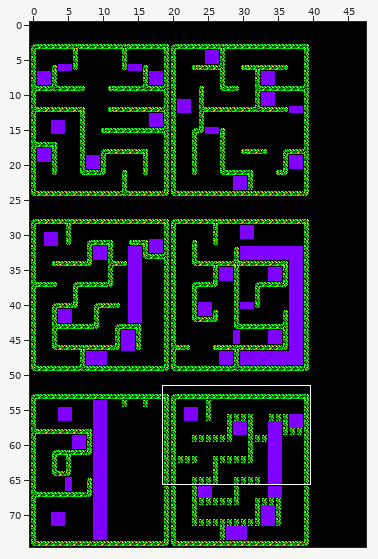
Two versions of a level (Tiled map, game/assets/mapa.tmx). The first picture is a wide view before the edit; the outline marks the close-up.
Close-up. First the earlier version:
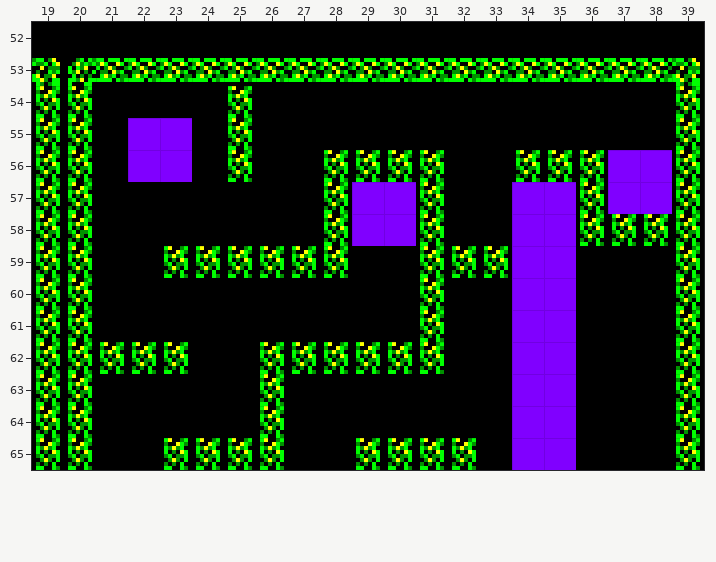
Cells are 8x8 px. Shown: x 19..39, y 52..65. The commit also changed other parts of the map, which this record leaves out.
The result:
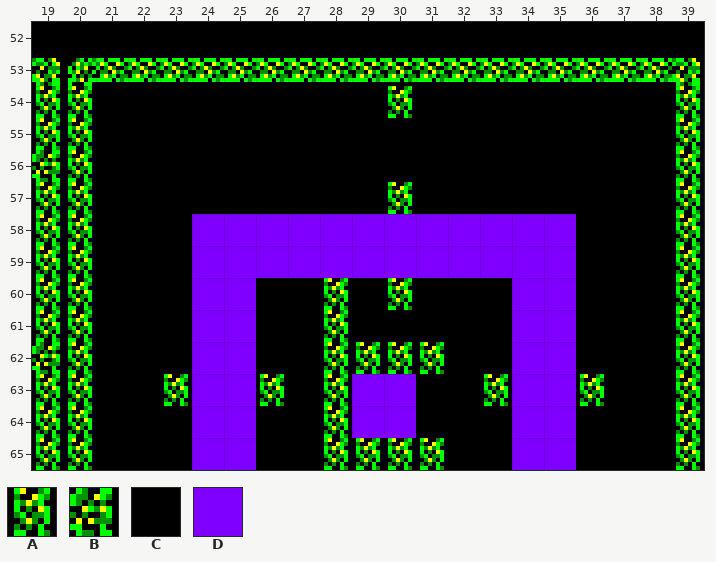
Key: from "tiles": A 4, B 7, C 15, D 37.
_ is an empty cell.
Change:
{"where": "layer \"Capa de patrones 1\""}
{"y":54,"x":25,"old":"A","new":"C"}
{"y":54,"x":30,"old":"C","new":"A"}
{"y":55,"x":22,"old":"DD","new":"CC"}
{"y":55,"x":25,"old":"A","new":"C"}
{"y":56,"x":19,"old":"A","new":"B"}
{"y":56,"x":22,"old":"DD","new":"CC"}
{"y":56,"x":25,"old":"A","new":"C"}
{"y":56,"x":28,"old":"AAAA","new":"CCCC"}
{"y":56,"x":34,"old":"AAADD","new":"CCCCC"}
{"y":57,"x":28,"old":"ADDA","new":"CCAC"}
{"y":57,"x":34,"old":"DDADD","new":"CCCCC"}
{"y":58,"x":24,"old":"CCCCA","new":"DDDDD"}
{"y":58,"x":31,"old":"ACC","new":"DDD"}
{"y":58,"x":36,"old":"AAA","new":"CCC"}
{"y":59,"x":23,"old":"AAAAAACCAAA","new":"CDDDDDDDDDD"}
{"y":60,"x":24,"old":"CC","new":"DD"}
{"y":60,"x":28,"old":"C","new":"A"}
{"y":60,"x":30,"old":"CA","new":"AC"}
{"y":61,"x":24,"old":"CC","new":"DD"}
{"y":61,"x":28,"old":"C","new":"A"}
{"y":61,"x":31,"old":"A","new":"C"}
{"y":62,"x":19,"old":"A","new":"B"}
{"y":62,"x":21,"old":"AAACCAA","new":"CCCDDCC"}
{"y":63,"x":23,"old":"CCC","new":"ADD"}
{"y":63,"x":28,"old":"CCC","new":"ADD"}
{"y":63,"x":33,"old":"C","new":"A"}
{"y":63,"x":36,"old":"C","new":"A"}
{"y":64,"x":24,"old":"CCA","new":"DDC"}
{"y":64,"x":28,"old":"CCC","new":"ADD"}
{"y":65,"x":23,"old":"AAAA","new":"CDDC"}
{"y":65,"x":28,"old":"C","new":"A"}
{"y":65,"x":32,"old":"A","new":"C"}
{"label":"changed","picture_box":[100,86,672,470]}
{"label":"changed","picture_box":[32,150,60,182]}
{"label":"changed","picture_box":[32,342,60,374]}
